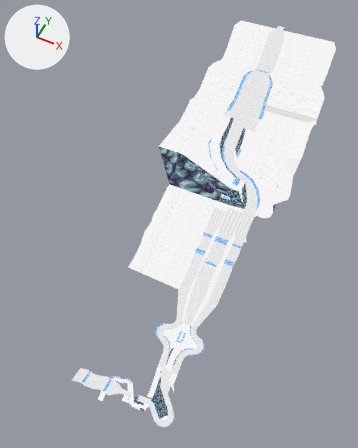
Renders of the Blender file Assets/Models/Environments/TrueLevel1/L1_v01.blend from each side of a commit.
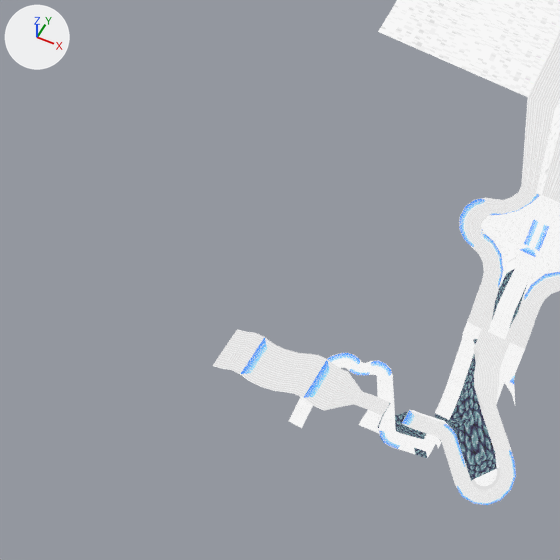
Old and new are each drawn whole from a 50 mm camera at (362.0, -1386.0, 707.0) aimed at (-66.0, -531.0, -362.0) and again close up on the part from 0% to 53% of the width and 57% to 100% of the height. Lighting does not change. The marker at upper left points along +X, +Y and +Z.
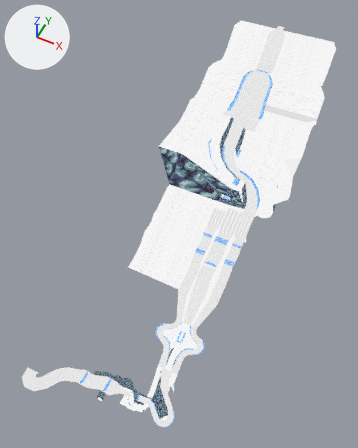
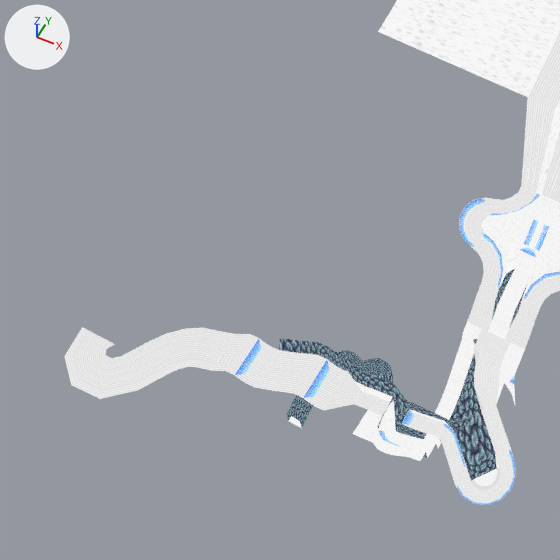
Changed parts and their boxes [x1, y1, x2, y2] in the close-ups (560 x 560 px):
```json
{"object": "Grid", "change": "reshaped", "before": [213, 0, 560, 505], "after": [65, 0, 560, 505]}
{"part": 1, "of": "me_grid", "change": "built on", "before": [213, 329, 298, 391], "after": [65, 327, 435, 461]}
```

The change, as JSON lines over the scene's bpy script:
```json
{"block": "me_grid", "where": "# used by ob_grid; location = (0.0, 0.0, 0.0)"}
{"op": "remove", "block": "me_grid", "code": "me_grid.from_pydata(...)  # 1836 vertices, 1838 faces; spans x -175.0..212.0, y -1011.0..15.0, z -640.0..0.0"}
{"op": "add", "block": "me_grid", "code": "me_grid.from_pydata(...)  # 2011 vertices, 2038 faces; spans x -348.0..212.0, y -1044.0..15.0, z -696.0..0.0"}
{"block": "me_grid", "change": "me_grid part 1"}
{"block": "me_grid", "change": "2 faces are deleted"}
{"block": "me_grid", "change": "35 vertices in x -151.0..-119.0, y -983.0..-942.0, z -610.0..-604.0 move by (-8.0, 0.0, -10.0)"}
{"block": "me_grid", "change": "6 vertices in x -163.0, y -983.0..-942.0, z -614.0 move by (-16.0, 0.0, -20.0)"}
{"block": "me_grid", "change": "6 vertices in x -175.0, y -983.0..-942.0, z -620.0 move by (-26.0, 0.0, -28.0)"}
{"block": "me_grid", "change": "1 vertex moves from x -119.0, y -942.0, z -609.0 to x -103.0, y -937.0, z -586.0"}
{"block": "me_grid", "change": "101 vertices are added at x -348.0..36.0, y -1044.0..-921.0, z -696.0..-547.0"}
{"block": "me_grid", "change": "37 new vertices lie (0.0, 0.0, 5.0) away from vertices in x -88.0..6.0, y -960.0..-916.0, z -623.0..-585.0"}
{"block": "me_grid", "change": "9 new vertices lie (0.0, 5.0, 16.0) away from vertices in x -91.0..-35.0, y -949.0..-942.0, z -592.0..-581.0"}
{"block": "me_grid", "change": "6 new vertices lie (0.0, 0.0, 15.0) away from vertices in x -88.0..-73.0, y -990.0..-970.0, z -640.0..-633.0"}
{"block": "me_grid", "change": "6 new vertices lie (0.0, -10.0, 2.0) away from vertices in x -8.0..66.0, y -990.0..-985.0, z -570.0..-536.0"}
{"block": "me_grid", "change": "5 new vertices lie (5.0, 0.0, 3.0) away from vertices in x -88.0, y -990.0..-952.0, z -625.0..-617.0"}
{"block": "me_grid", "change": "5 new vertices lie (-5.0, 0.0, 3.0) away from vertices in x -73.0, y -990.0..-952.0, z -625.0..-617.0"}
{"block": "me_grid", "change": "6 new vertices lie (16.0, 24.0, 2.0) away from vertices in x -278.0..-242.0, y -1022.0..-1001.0, z -664.0"}
{"block": "me_grid", "change": "202 new faces join them"}
```
